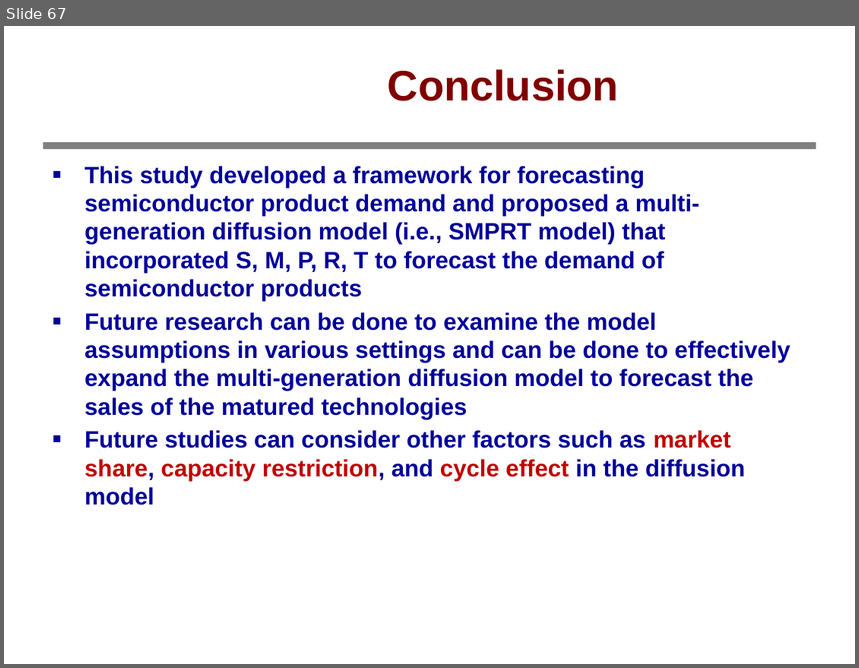
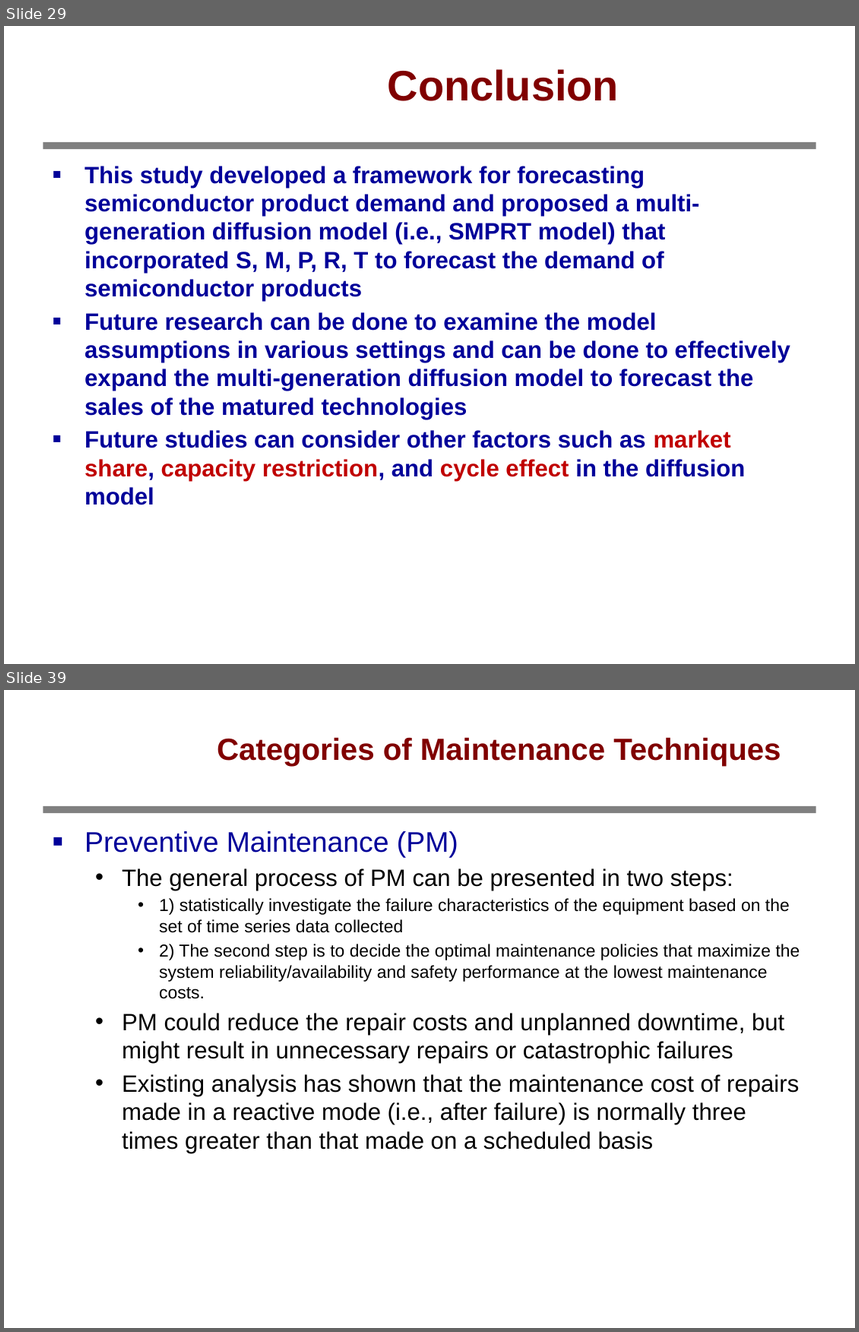
Before and after one commit to bbq9793101pohsien/Test_data, a slide deck: 學術交流.pptx. Shown one above the other, each under a label of ours: slide 67 before the commit, slides 29 and 39 after it; the slides between them are not shown. The pictures are 859x668 and 859x1332 pixels, drawn with LibreOffice and Linux fonts; fonts in the diff are those of the drawing; background and template pictures are left out. Boxes give left, top, right and bottom in pixels: in the first picture for what was removed or moved away, otherwise in the second. Text is boxed around its words. In the diff, an @@ line names an element or a change of style, - is before the commit and + after.

```diff
--- a/學術交流.pptx
+++ b/學術交流.pptx
@@ slide 39 added at [4, 690, 855, 1328], background #FFFFFF; not listed: 1 template element that a slide beside it also shows @@
@@ title added at [217, 737, 781, 766], 25.9 pt, text #800000, bold @@
+Categories of Maintenance Techniques
@@ text added at [85, 831, 800, 1154], 20 pt, text #000000 @@
+■ Preventive Maintenance (PM)
+  • The general process of PM can be presented in two steps:
+    • 1) statistically investigate the failure characteristics of the equipment based on the set of time series data collected
+    • 2) The second step is to decide the optimal maintenance policies that maximize the system reliability/availability and safety performance at the lowest maintenance costs.
+  • PM could reduce the repair costs and unplanned downtime, but might result in unnecessary repairs or catastrophic failures
+  • Existing analysis has shown that the maintenance cost of repairs made in a reactive mode (i.e., after failure) is normally three times greater than that made on a scheduled basis
@@ page number added at [654, 1304, 852, 1328], 12.9 pt, text #FFFFFF @@
+39
@@ what was slide 67 is now slide 29 @@
```
Also in this commit, not shown: 16 other slides added, 38 slides removed.
